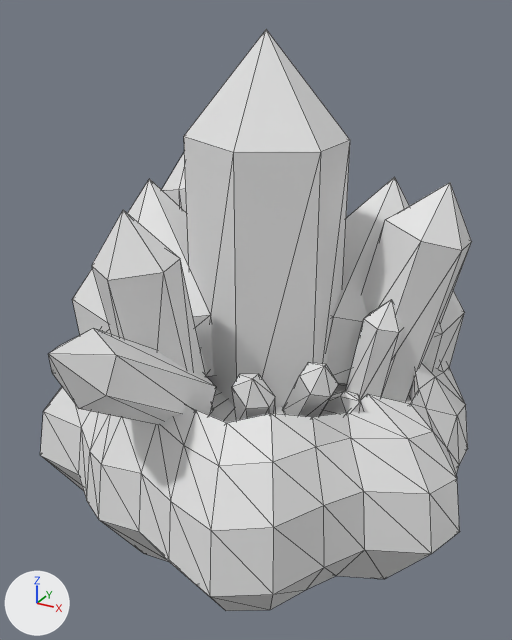
The glTF model scripts/models/reference/crystal-geode.glb as it was, and as the next commit left it.
Camera for both pictures: a camera (50 mm lens) standing at (18.3, -34.3, 25.0) and looking at (-0.3, -0.5, 8.1). Every picture has the same lights, and +X, +Y and +Z are marked at lower left. The first picture is the older version. Mesh edges are drawn as thin lines. Vertices at exactly the same position are counted once.

The first picture shows 'ReferenceCrystal', 'ReferenceDruse', 'ReferenceGeode'.
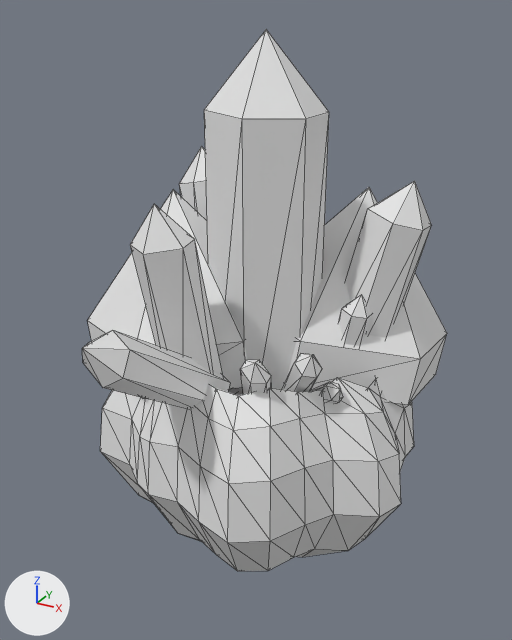
The change, as a diff of the scene's bpy script:
```diff
--- a/scripts/models/reference/crystal-geode.glb.py
+++ b/scripts/models/reference/crystal-geode.glb.py
@@ me_referencecrystal @@
 # used by ob_referencecrystal; location = (0.0, 0.0, 0.0)
-me_referencecrystal.from_pydata(...)  # 13 vertices, 22 faces; spans x -4.2..4.2, y -4.3..4.3, z 0.0..24.0
+me_referencecrystal.from_pydata(...)  # 13 vertices, 22 faces; spans x -3.1..3.1, y -3.2..3.2, z 0.0..24.0
+# me_referencecrystal part 1: all 12 vertices in x -4.2..4.2, y -4.3..4.3, z 0.0..18.6 are scaled about the mesh origin by (0.74, 0.74, 1.08)
@@ me_referencegeode @@
 # used by ob_referencegeode; location = (0.0, 0.0, 0.0)
-me_referencegeode.from_pydata(...)  # 212 vertices, 420 faces; spans x -13.9..13.3, y -13.4..14.3, z -7.2..8.0
+me_referencegeode.from_pydata(...)  # 212 vertices, 420 faces; spans x -10.3..9.8, y -9.9..10.6, z -7.2..8.0
+# me_referencegeode part 2: the whole mesh is scaled about the mesh origin by (0.74, 0.74, 1)
@@ me_referencedruse @@
 # used by ob_referencedruse; location = (0.0, 0.0, 0.0)
-me_referencedruse.from_pydata(...)  # 199 vertices, 338 faces; spans x -13.6..10.7, y -15.1..12.1, z 3.2..16.9
+me_referencedruse.from_pydata(...)  # 199 vertices, 338 faces; spans x -12.0..9.1, y -13.3..11.1, z 3.1..16.9
+# me_referencedruse part 3: 199 of 199 vertices moved; they spanned x -13.6..10.7, y -15.1..12.1, z 3.2..16.9 and now span x -12.0..9.1, y -13.3..11.1, z 3.1..16.9; mean shift (0.0, 0.0, 0.0)
```

Changed parts and their boxes [x1, y1, x2, y2] in the pictures (512 x 640 px):
'ReferenceGeode', rescaled
    before: [40, 330, 468, 611]
    after: [100, 376, 414, 571]
'ReferenceDruse', reshaped (14% narrower)
    before: [48, 153, 472, 425]
    after: [82, 146, 447, 409]
'ReferenceCrystal', reshaped (25% narrower)
    before: [184, 29, 350, 407]
    after: [204, 29, 329, 395]
